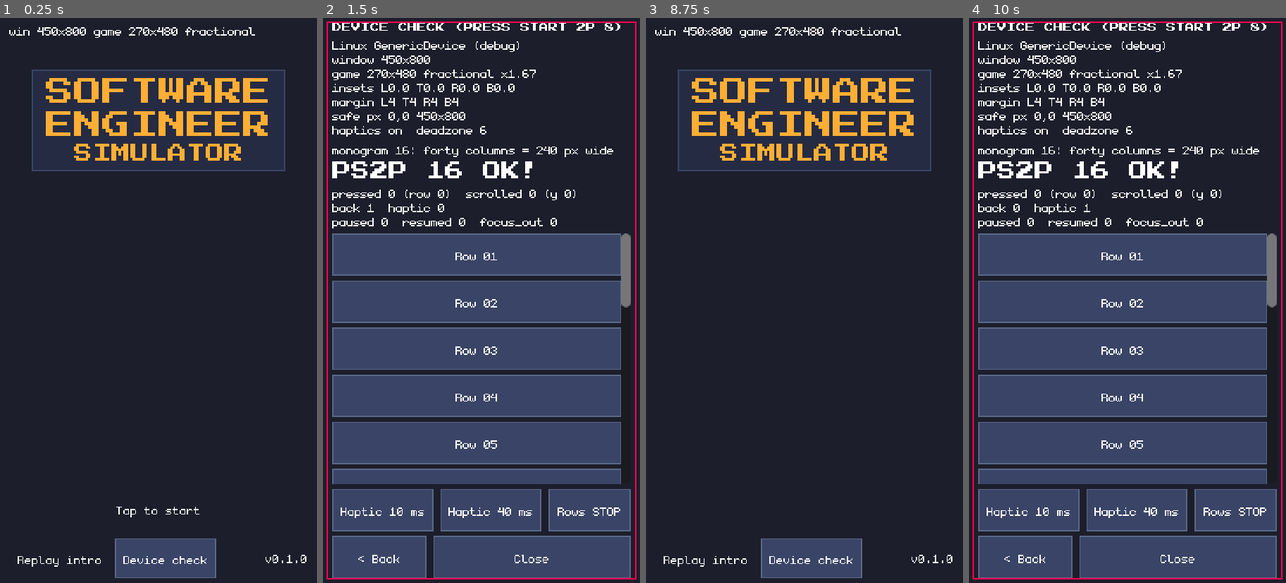
Above: before the commit, frames 1-4 (left to right).
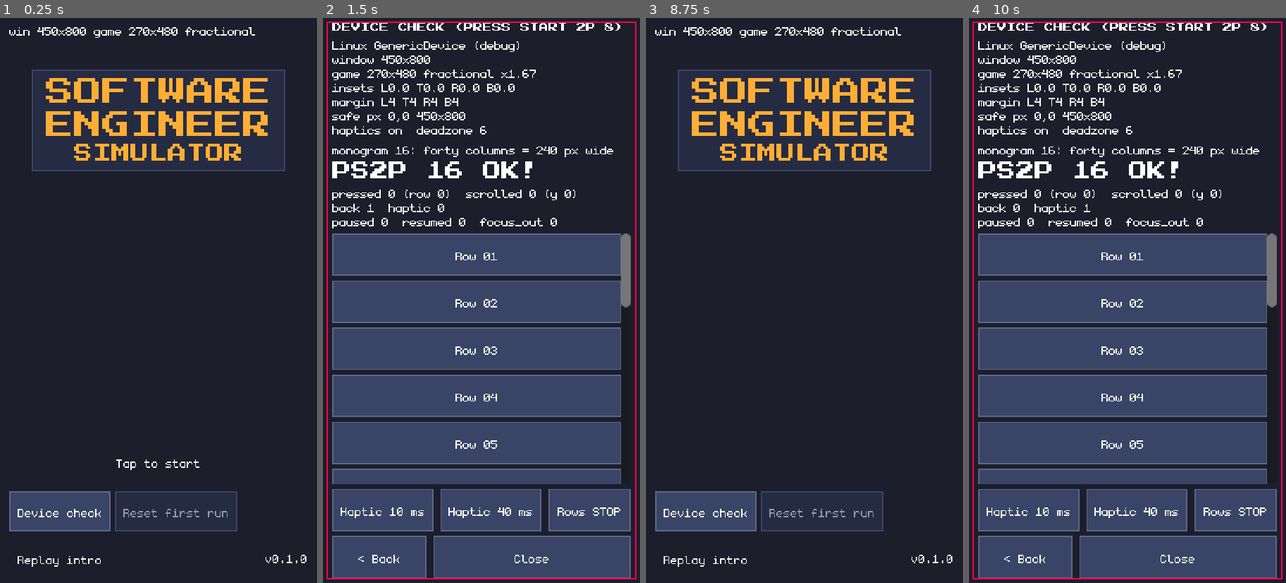
Above: after the commit, the same moments.

Repository: Lecoeurdelest/swe-simulator
Game: Godot game, scene res://features/title/title.tscn
Same seed, same stepped clock (60 frames per second), same inputs: the game is played once before the commit and once after it.
Inputs:
- Up to frame 1 (0.25 s): no input
- Up to frame 2 (1.5 s): click "Device check" at 0.5 s; click "Replay intro" at 1.25 s
- Up to frame 3 (8.75 s): click "Replay intro" at 2 s; click "Replay intro" at 2.75 s; click "Row 01" at 3.5 s; click "Row 02" at 4.25 s; click "Row 03" at 5 s; click "Row 04" at 5.75 s; click "Row 05" at 6.5 s; click "Row 06" at 7.25 s; click "Row 07" at 8 s
- Up to frame 4 (10 s): click "Device check" at 8.75 s; click "Haptic 10 ms" at 9.5 s

The runs differ from the first frame. In frame 1, 7.4% of the frame differs, in the area x 2-75%, y 78-100%; in frame 2, nothing differs; in frame 3, 7.3%; in frame 4, nothing differs.

Commit message:
feat(dev): debug-only "Reset first run" on the title
A debug row on the title holds "Device check" and a new "Reset first run"
button: GameState.reset_first_run() sets settings meta run_count to 0, so
the next New game is a first run again (coach marks, the day-2 guarantee,
the warm-up). The whole row is hidden in release builds; the button is off
when the next run already is a first run. GameState.next_run_is_first()
is the one place that reads run_count for first_run.

Diff:
--- a/autoload/game_state.gd
+++ b/autoload/game_state.gd
@@ -41,6 +41,17 @@
 func set_setting(section: String, key: String, value: Variant) -> void:
 	settings.set_value(section, key, value)
 	settings.save(SETTINGS_PATH)
+
+
+## The next new run is a first run: no run has counted yet (settings meta run_count, below).
+func next_run_is_first() -> bool:
+	return int(setting("meta", "run_count", 0)) == 0
+
+
+## Debug builds only (the Title's "Reset first run"): the next New game is a first run again, with its
+## coach marks, the day-2 guarantee and the warm-up. A saved run keeps its own first_run.
+func reset_first_run() -> void:
+	set_setting("meta", "run_count", 0)
 
 
 # ---------- saving ----------
@@ -194,7 +205,7 @@
 	run.set_background(cfg, bg)
 	run.player_name = player_name
 	run.gap_topics.assign(Odds.pick(rng, _gap_pool(), bg.gap_topics_count))
-	run.first_run = int(setting("meta", "run_count", 0)) == 0
+	run.first_run = next_run_is_first()
 	run.deal_board(cfg, _tiers(), _hunt_content(), rng)
 
 
--- a/features/title/title.gd
+++ b/features/title/title.gd
@@ -1,13 +1,15 @@
 extends Control
 ## Title screen (GDD S01, ARCHITECTURE 11.1), before the art pass.
 ## No save: tap anywhere = New game. With a save: [ New game ] above a full-width CONTINUE.
-## Debug builds also show the Step 1 size readout and the Step 2 "Device check" button.
+## Debug builds also show the Step 1 size readout and a debug row: the Step 2 "Device check" button
+## and "Reset first run" (the next New game gets the first-run coach marks again).
 
 ## Loaded by path when pressed, never preloaded: features/dev/ is excluded from release exports.
 const DEVICE_CHECK_PATH := "res://features/dev/device_check.tscn"
 const BLINK_SEC := 0.5
-## Debug-only label, English on purpose (not player text, so not in CONTENT.md).
+## Debug-only labels, English on purpose (not player text, so not in CONTENT.md).
 const DEBUG_DEVICE_CHECK := "Device check"
+const DEBUG_FIRST_RUN := "Reset first run"
 
 var _has_save: bool = false
 var _device_check: Control = null
@@ -20,7 +22,9 @@
 @onready var _new_game_button: Button = %NewGameButton
 @onready var _continue_button: Button = %ContinueButton
 @onready var _replay_intro_button: Button = %ReplayIntroButton
+@onready var _debug_row: Control = %DebugRow
 @onready var _device_check_button: Button = %DeviceCheckButton
+@onready var _first_run_button: Button = %FirstRunButton
 @onready var _version: Label = %Version
 @onready var _quit_dialog: ConfirmDialog = %QuitDialog
 
@@ -34,6 +38,7 @@
 	_continue_button.text = UiText.primary(Content.text("barks", "ui_continue"))
 	_replay_intro_button.text = Content.text("barks", "ui_replay_intro")
 	_device_check_button.text = DEBUG_DEVICE_CHECK
+	_first_run_button.text = DEBUG_FIRST_RUN
 	_has_save = SaveIO.exists()
 	_tap_to_start.visible = not _has_save
 	_new_game_button.visible = _has_save
@@ -41,11 +46,14 @@
 	_version.text = "v%s" % ProjectSettings.get_setting("application/config/version")
 	_size_readout.visible = OS.is_debug_build()
 	set_process(OS.is_debug_build())
+	_debug_row.visible = OS.is_debug_build()
 	_device_check_button.visible = OS.is_debug_build() and ResourceLoader.exists(DEVICE_CHECK_PATH)
+	_first_run_button.disabled = GameState.next_run_is_first()  # off: the next run already is one
 	_new_game_button.pressed.connect(GameState.start_new_game)
 	_continue_button.pressed.connect(GameState.continue_game)
 	_replay_intro_button.pressed.connect(GameState.replay_intro)
 	_device_check_button.pressed.connect(_open_device_check)
+	_first_run_button.pressed.connect(_reset_first_run)
 	_quit_dialog.confirmed.connect(get_tree().quit)
 	if not _has_save:
 		var blink := create_tween().set_loops()
@@ -99,3 +107,8 @@
 func _close_device_check() -> void:
 	_device_check.queue_free()
 	_device_check = null
+
+
+func _reset_first_run() -> void:
+	GameState.reset_first_run()
+	_first_run_button.disabled = true
--- a/features/title/title.tscn
+++ b/features/title/title.tscn
@@ -119,6 +119,24 @@
 theme_type_variation = &"PrimaryButton"
 text = "CONTINUE"
 
+[node name="DebugRow" type="HBoxContainer" parent="SafeArea/Column/ThumbBand" unique_id=955368814]
+unique_name_in_owner = true
+layout_mode = 2
+mouse_filter = 2
+theme_override_constants/separation = 4
+
+[node name="DeviceCheckButton" type="Button" parent="SafeArea/Column/ThumbBand/DebugRow" unique_id=213760248]
+unique_name_in_owner = true
+custom_minimum_size = Vector2(0, 34)
+layout_mode = 2
+text = "Device check"
+
+[node name="FirstRunButton" type="Button" parent="SafeArea/Column/ThumbBand/DebugRow" unique_id=758399065]
+unique_name_in_owner = true
+custom_minimum_size = Vector2(0, 34)
+layout_mode = 2
+text = "Reset first run"
+
 [node name="BottomRow" type="HBoxContainer" parent="SafeArea/Column/ThumbBand" unique_id=1046506678]
 layout_mode = 2
 mouse_filter = 2
@@ -130,12 +148,6 @@
 layout_mode = 2
 text = "Replay intro"
 flat = true
-
-[node name="DeviceCheckButton" type="Button" parent="SafeArea/Column/ThumbBand/BottomRow" unique_id=213760248]
-unique_name_in_owner = true
-custom_minimum_size = Vector2(0, 34)
-layout_mode = 2
-text = "Device check"
 
 [node name="Version" type="Label" parent="SafeArea/Column/ThumbBand/BottomRow" unique_id=1927397448]
 unique_name_in_owner = true
